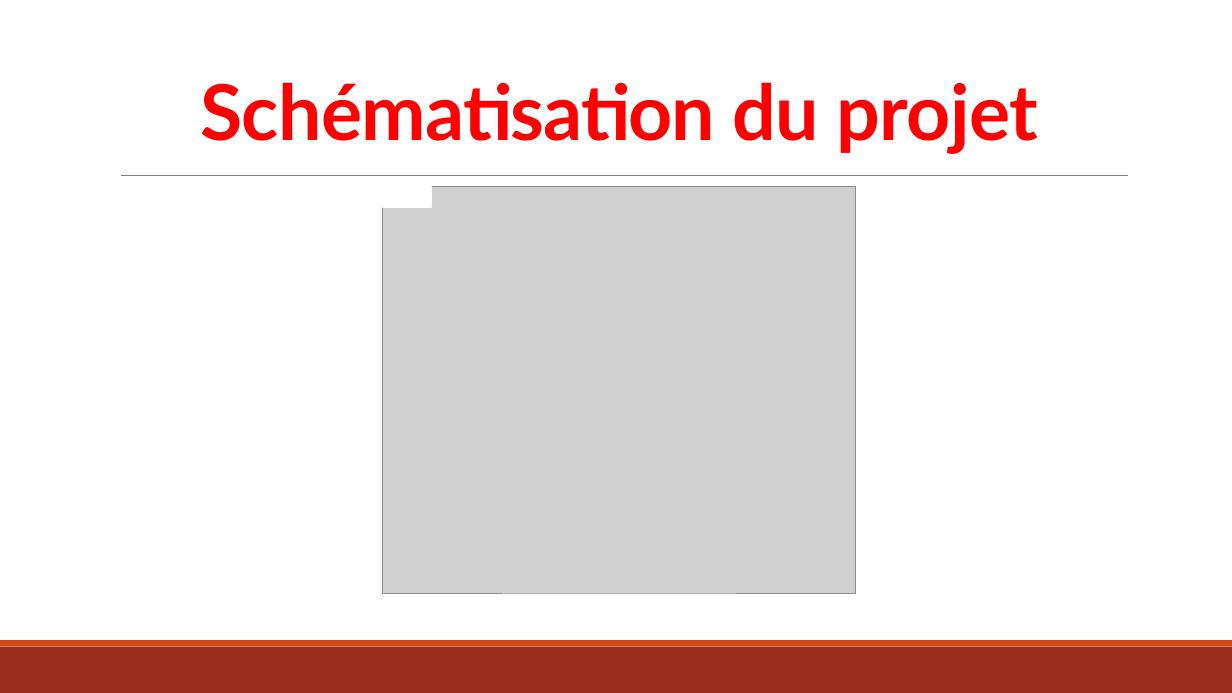
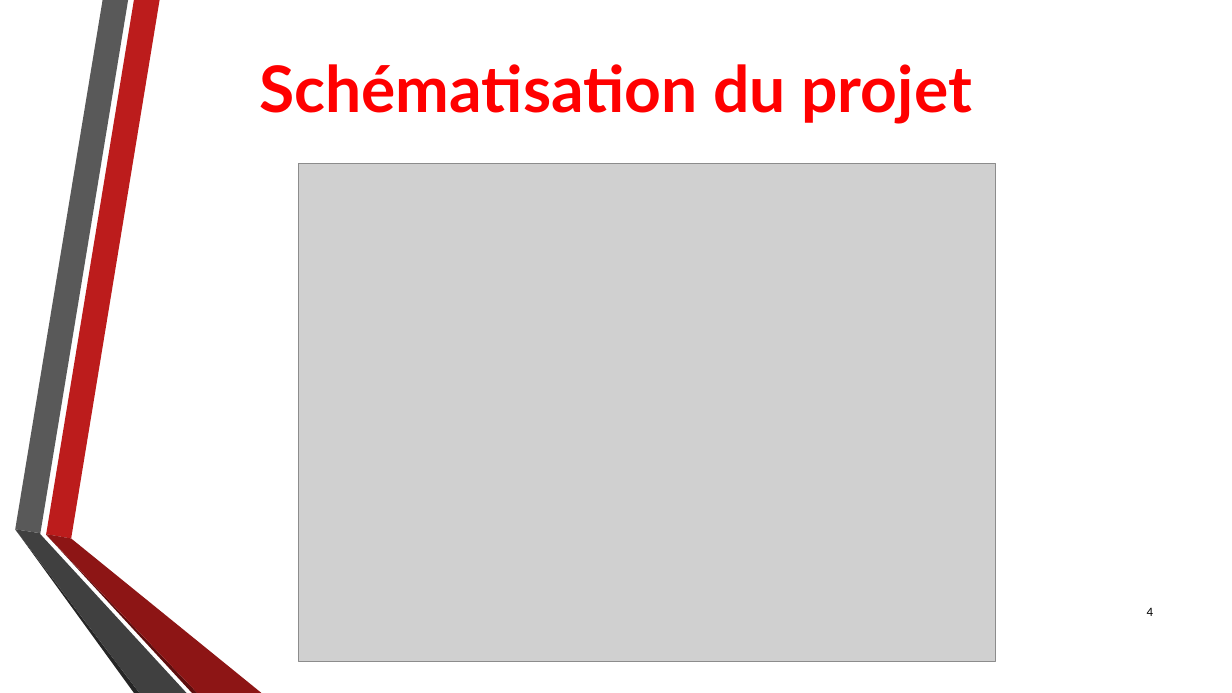
Before and after one commit to Taikylah/Projet-Groupe-4, a slide deck: slide 4 of Présentation.pptx. Drawn at 1232x693 pixels with LibreOffice and Linux fonts; fonts in the diff are those of the drawing; grey boxes stand for pictures. Boxes give left, top, right and bottom in pixels: in the first picture for what was removed or moved away, otherwise in the second. Text is boxed around its words. In the diff, an @@ line names an element or a change of style, - is before the commit and + after.

```diff
--- a/Présentation.pptx
+++ b/Présentation.pptx
@@ title "Schématisation du projet": place and size @@
-title "Schématisation du projet" at [200,82,1038,153]
+title "Schématisation du projet" at [259,64,971,124]
@@ title "Schématisation du projet" at [259,64,971,124]: size 60 to 50 pt, letter spacing -0.5 to 0 pt; line spacing 0.85 to 1; vertical alignment bottom to middle @@
@@ line removed from (121, 176) to (1128, 176) @@
@@ picture: place and size @@
-picture at [383,187,855,593]
+picture at [299,164,996,662]
@@ rectangle: place and size @@
-rectangle at [383,187,431,207]
+rectangle at [338,150,386,170]
@@ group added at [15,0,262,693]: 6 freeform shapes @@
@@ page number added at [1147,608,1153,616], 10 pt, text #000000 @@
+4
@@ rectangle removed at [0,647,1232,693] @@
@@ rectangle removed at [0,640,1232,647] @@
```
Also in this commit, not shown: 5 other slides changed, 11 slides added, 5 slides removed, 8 other files.
